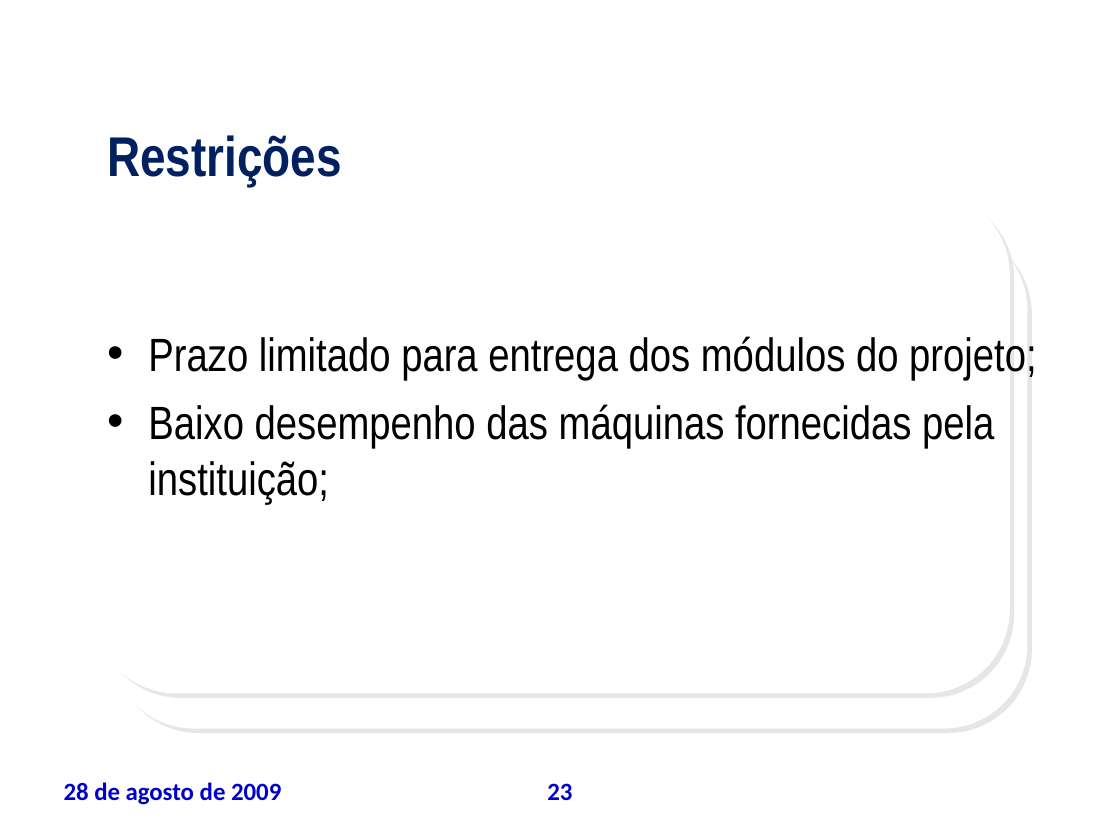
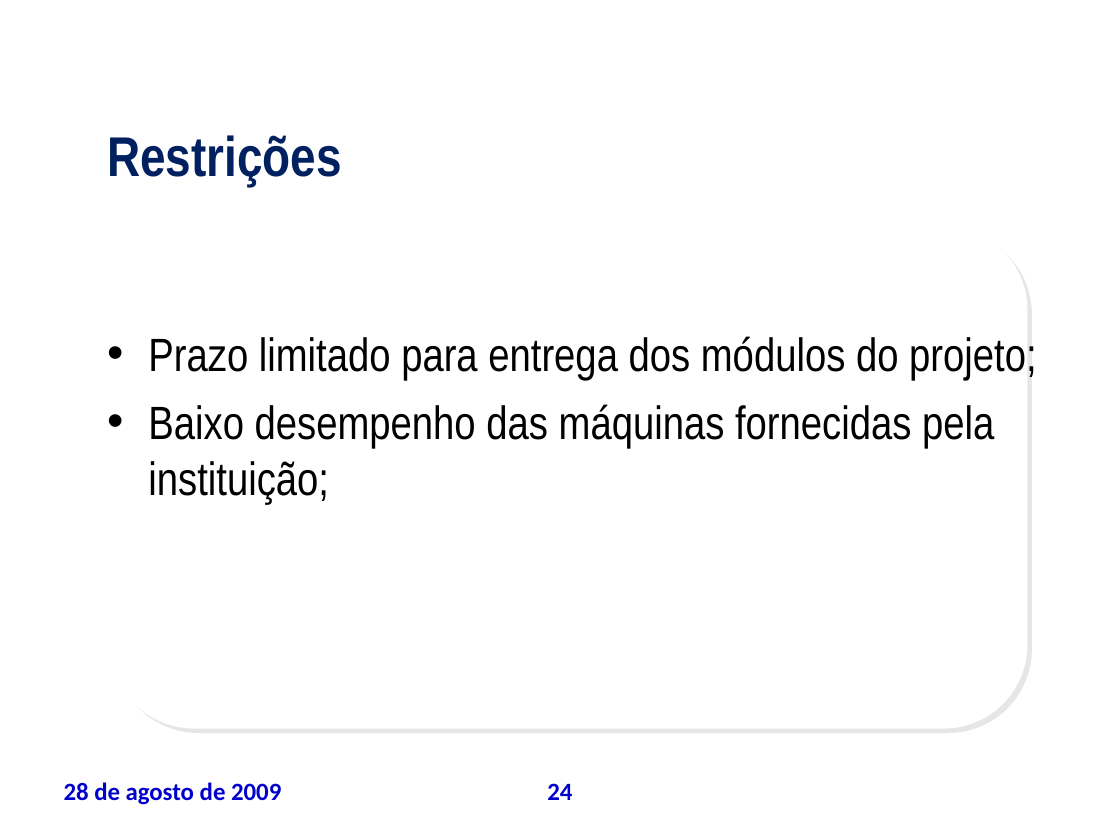
Before and after one commit to leoevaristo/psa20092, a slide deck: slide 24 of ARTEFATOS/TAP_apresentacao.ppt (slide 23 before the commit). Drawn at 1120x840 pixels with LibreOffice and Linux fonts; fonts in the diff are those of the drawing; background and template pictures are left out. Boxes give left, top, right and bottom in pixels: in the first picture for what was removed or moved away, otherwise in the second. Text is boxed around its words. In the diff, an @@ line names an element or a change of style, - is before the commit and + after.

```diff
--- a/ARTEFATOS/TAP_apresentacao.ppt
+++ b/ARTEFATOS/TAP_apresentacao.ppt
@@ rounded rectangle removed at [93, 190, 1010, 693] @@
@@ page number at [547, 783, 572, 800]: text changed @@
-23
+24
```
Also in this commit, not shown: 15 other slides changed, 1 slide added.
